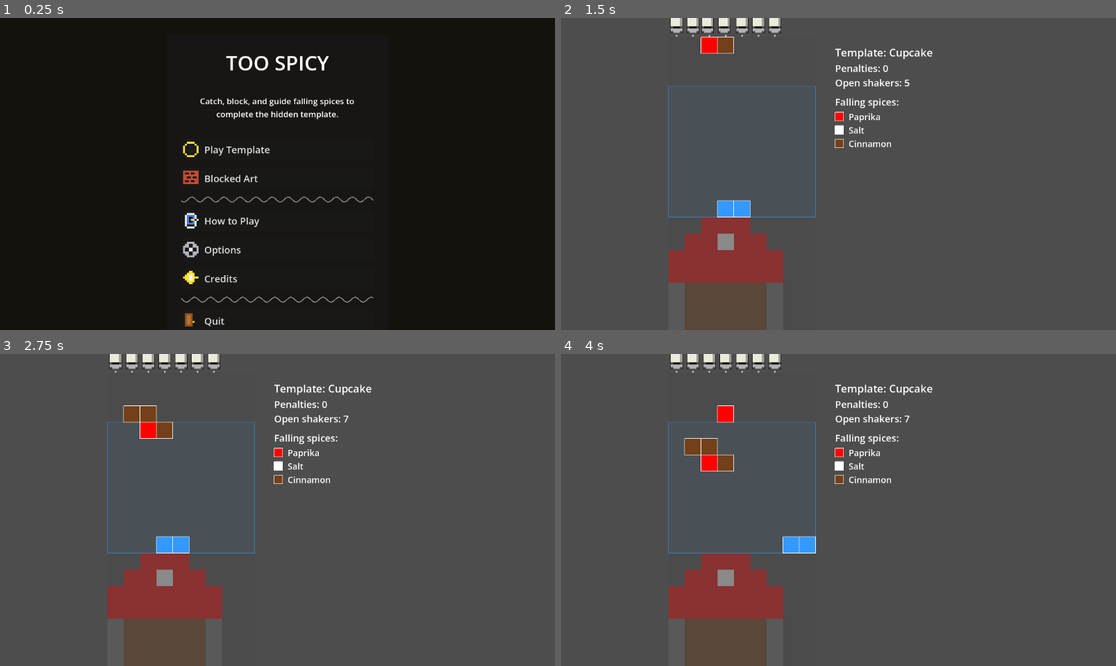
Above: before the commit, frames 1-4 (two rows, left to right).
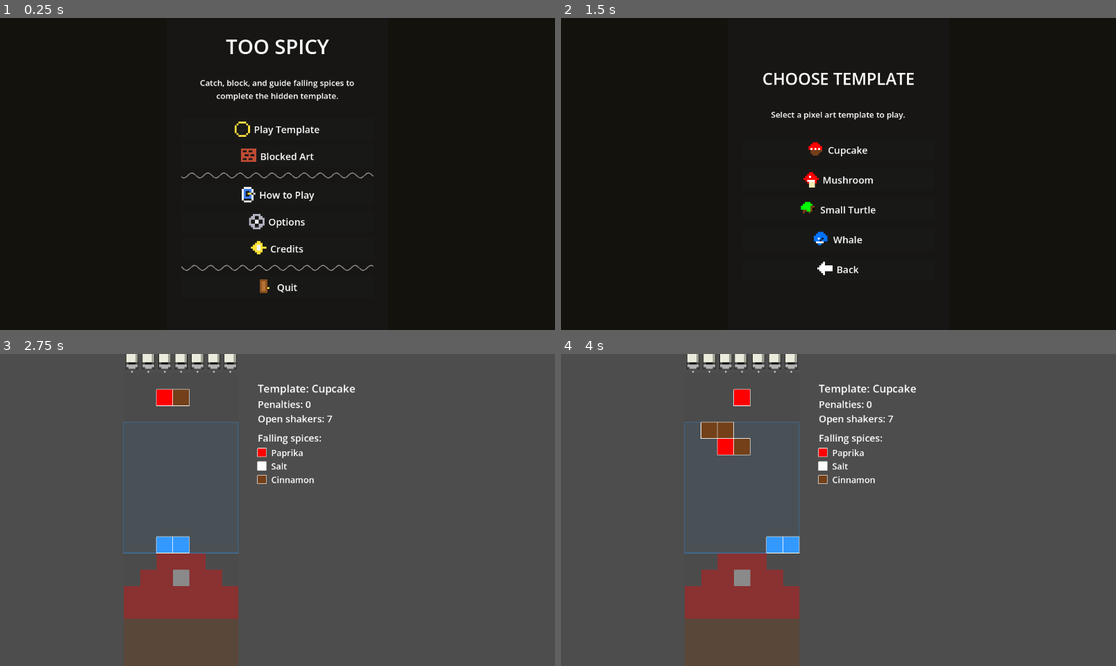
Above: after the commit, the same moments.

Repository: mitramansouri/too-spicy
Game: Godot game, scene res://scenes/MainMenu.tscn
The game is run twice, just before and just after one commit, with the same random seed, the same clock (stepped at 60 frames per second) and the same inputs.
Inputs (mouse positions are in pixels of both pictures, inside the frame that each line leads up to; where the layout moved, square brackets give the same spot in the first picture):
- Up to frame 1 (0.25 s): no input
- Up to frame 2 (1.5 s): click (838, 130) [838, 149] at 0.5 s; click (838, 164) at 1.25 s, where only the run before the commit has a clickable "Cupcake"
- Up to frame 3 (2.75 s): click (277, 485) at 2.02 s
- Up to frame 4 (4 s): move the mouse to (960, 494) at 2.77 s; hold Right (ui_right) 2.78-3.53 s; click (960, 494) at 2.92 s; tap Enter at 3.5 s; move the mouse to (727, 525) at 3.52 s; hold Down (ui_down) from 3.53 s (still down); click (727, 525) at 3.67 s

The runs differ from the first frame. In frame 1, 4.5% of the frame differs, in the area x 32-68%, y 6-99%; in frame 2, 100%, in the area x 0-100%, y 0-100%; in frame 3, 4.9%; in frame 4, 5.8%.

Commit message:
Menu Alignment done

Diff:
--- a/too-spicy/scripts/Data.gd
+++ b/too-spicy/scripts/Data.gd
@@ -143,7 +143,7 @@
 		"id": TEMPLATE_CUPCAKE,
 		"name": "Cupcake",
 		"description": "A small beginner cupcake with frosting and a wrapper.",
-		"grid_width": 9,
+		"grid_width": 7,
 		"grid_height": 18,
 		"cell_size": 34,
 		"bucket_width": 2,
@@ -151,7 +151,7 @@
 		"spices_per_sprinkle": 2,
 		"max_falling_spices": 5,
 		"fall_interval": 0.45,
-		"spawn_interval": 0.75,
+		"spawn_interval": 0.85,
 		"allowed_spices": [
 			SPICE_PAPRIKA,
 			SPICE_SALT,
@@ -177,9 +177,9 @@
 	[0, 1, 1, 2, 1, 1, 0],
 	[1, 1, 1, 1, 1, 1, 1],
 	[1, 1, 1, 1, 1, 1, 1],
-	[0, 3, 3, 3, 3, 3, 0],
-	[0, 3, 3, 3, 3, 3, 0],
-	[0, 3, 3, 3, 3, 3, 0]
+	[3, 3, 3, 3, 3, 3, 3],
+	[3, 3, 3, 3, 3, 3, 3],
+	[3, 3, 3, 3, 3, 3, 3]
 ]
 	},
 
--- a/too-spicy/scripts/Game.gd
+++ b/too-spicy/scripts/Game.gd
@@ -32,7 +32,7 @@
 var control_area_x := 0
 var control_area_y := 3
 var control_area_width := 20
-var control_area_height := 17
+var control_area_height := 10
 
 var board_pixel_width := 0
 var board_pixel_height := 0
--- a/too-spicy/scripts/MainMenu.gd
+++ b/too-spicy/scripts/MainMenu.gd
@@ -96,8 +96,8 @@
 	menu_panel.add_child(margin)
 
 	var root := VBoxContainer.new()
-	root.alignment = BoxContainer.ALIGNMENT_CENTER
-	root.add_theme_constant_override("separation", 14)
+	root.alignment = BoxContainer.ALIGNMENT_BEGIN
+	root.add_theme_constant_override("separation",10)
 	margin.add_child(root)
 
 	title_label = Label.new()
@@ -158,21 +158,42 @@
 
 	var viewport_size := get_viewport_rect().size
 
-	menu_panel.size = MENU_SIZE
+	#menu_panel.size = MENU_SIZE
+	menu_panel.size = Vector2(MENU_SIZE.x, viewport_size.x)
 	menu_panel.position = Vector2(
 		(viewport_size.x - MENU_SIZE.x) / 2.0,
-		(viewport_size.y - MENU_SIZE.y) / 2.0
+		0
+		#(viewport_size.y - MENU_SIZE.y) / 2.0
 	)
-
 
 func create_button(button_type: int) -> Button:
 	var button := Button.new()
-	button.text = ButtonName[button_type]
+	button.text = ""
 	button.custom_minimum_size = Vector2(340, 46)
-	button.add_theme_font_size_override("font_size", 20)
-	button.add_theme_constant_override("h_separation", 12)
-	button.alignment = HORIZONTAL_ALIGNMENT_LEFT
-	button.icon = build_button_icon(button_type)
+
+	var center := CenterContainer.new()
+	center.set_anchors_and_offsets_preset(Control.PRESET_FULL_RECT)
+	center.mouse_filter = Control.MOUSE_FILTER_IGNORE
+	button.add_child(center)
+
+	var content := HBoxContainer.new()
+	content.alignment = BoxContainer.ALIGNMENT_CENTER
+	content.add_theme_constant_override("separation", 8)
+	content.mouse_filter = Control.MOUSE_FILTER_IGNORE
+	center.add_child(content)
+
+	var icon_rect := TextureRect.new()
+	icon_rect.texture = build_button_icon(button_type)
+	icon_rect.custom_minimum_size = Vector2(32, 32)
+	icon_rect.mouse_filter = Control.MOUSE_FILTER_IGNORE
+	content.add_child(icon_rect)
+
+	var label := Label.new()
+	label.text = ButtonName[button_type]
+	label.add_theme_font_size_override("font_size", 20)
+	label.vertical_alignment = VERTICAL_ALIGNMENT_CENTER
+	label.mouse_filter = Control.MOUSE_FILTER_IGNORE
+	content.add_child(label)
 
 	if button_type == ButtonType.QUIT:
 		var style := StyleBoxFlat.new()
@@ -184,7 +205,6 @@
 		button.add_theme_stylebox_override("hover", style)
 
 	return button
-
 
 func build_button_icon(button_type: int) -> Texture2D:
 	match button_type:
--- a/too-spicy/scripts/TemplateSelect.gd
+++ b/too-spicy/scripts/TemplateSelect.gd
@@ -2,7 +2,7 @@
 
 const Data = preload("res://scripts/Data.gd")
 
-const MENU_SIZE := Vector2(500, 440)
+const MENU_SIZE := Vector2(460, 580)
 
 var background: ColorRect
 var menu_panel: PanelContainer
@@ -73,11 +73,9 @@
 		root.add_child(button)
 		button.pressed.connect(_on_template_pressed.bind(template_id))
 
-	back_button = create_button("Back")
-	back_button.icon = build_back_icon()
+	back_button = build_back_button()
 	root.add_child(back_button)
 	back_button.pressed.connect(_on_back_pressed)
-
 
 func center_menu():
 	if menu_panel == null:
@@ -85,28 +83,55 @@
 
 	var viewport_size := get_viewport_rect().size
 
-	menu_panel.size = MENU_SIZE
+	menu_panel.size = Vector2(MENU_SIZE.x, viewport_size.y)
 	menu_panel.position = Vector2(
 		(viewport_size.x - MENU_SIZE.x) / 2.0,
-		(viewport_size.y - MENU_SIZE.y) / 2.0
+		0
+		#(viewport_size.y - MENU_SIZE.y) / 2.0
 	)
 
-
 func create_template_button(template_id: String, button_text: String) -> Button:
-	var button := create_button(button_text)
-	button.icon = build_template_icon(template_id)
+	var button := create_button(button_text, build_template_icon(template_id))
 	return button
 
 
-func create_button(button_text: String) -> Button:
+func create_button(button_text: String, button_icon: Texture2D = null) -> Button:
 	var button := Button.new()
-	button.text = button_text
+	button.text = ""
 	button.custom_minimum_size = Vector2(360, 46)
-	button.add_theme_font_size_override("font_size", 20)
-	button.add_theme_constant_override("h_separation", 12)
-	button.alignment = HORIZONTAL_ALIGNMENT_LEFT
+
+	var center := CenterContainer.new()
+	center.set_anchors_and_offsets_preset(Control.PRESET_FULL_RECT)
+	center.mouse_filter = Control.MOUSE_FILTER_IGNORE
+	button.add_child(center)
+
+	var content := HBoxContainer.new()
+	content.alignment = BoxContainer.ALIGNMENT_BEGIN
+	content.add_theme_constant_override("separation", 8)
+	content.mouse_filter = Control.MOUSE_FILTER_IGNORE
+	center.add_child(content)
+
+	if button_icon != null:
+		var icon_rect := TextureRect.new()
+		icon_rect.texture = button_icon
+		icon_rect.custom_minimum_size = Vector2(32, 32)
+		icon_rect.expand_mode = TextureRect.EXPAND_IGNORE_SIZE
+		icon_rect.stretch_mode = TextureRect.STRETCH_KEEP_CENTERED
+		icon_rect.mouse_filter = Control.MOUSE_FILTER_IGNORE
+		content.add_child(icon_rect)
+
+	var label := Label.new()
+	label.text = button_text
+	label.add_theme_font_size_override("font_size", 20)
+	label.vertical_alignment = VERTICAL_ALIGNMENT_CENTER
+	label.mouse_filter = Control.MOUSE_FILTER_IGNORE
+	content.add_child(label)
+
 	return button
 
+
+func build_back_button() -> Button:
+	return create_button("Back", build_back_icon())
 
 func build_template_icon(template_id: String) -> Texture2D:
 	match template_id:
